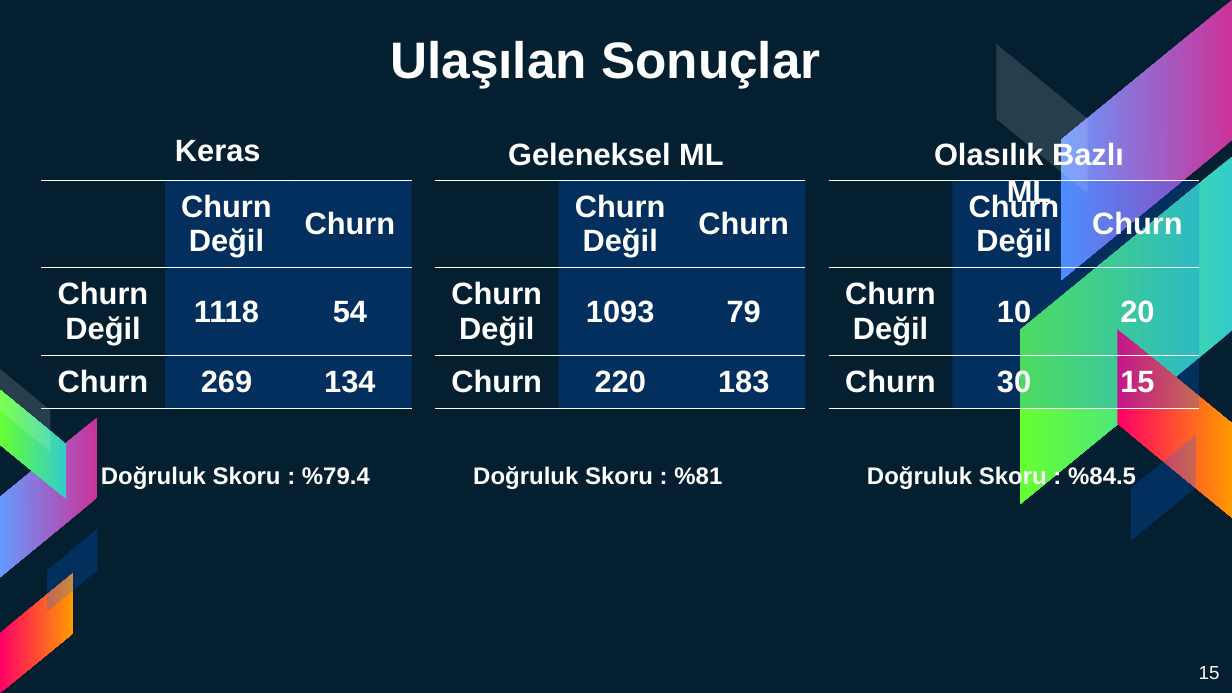
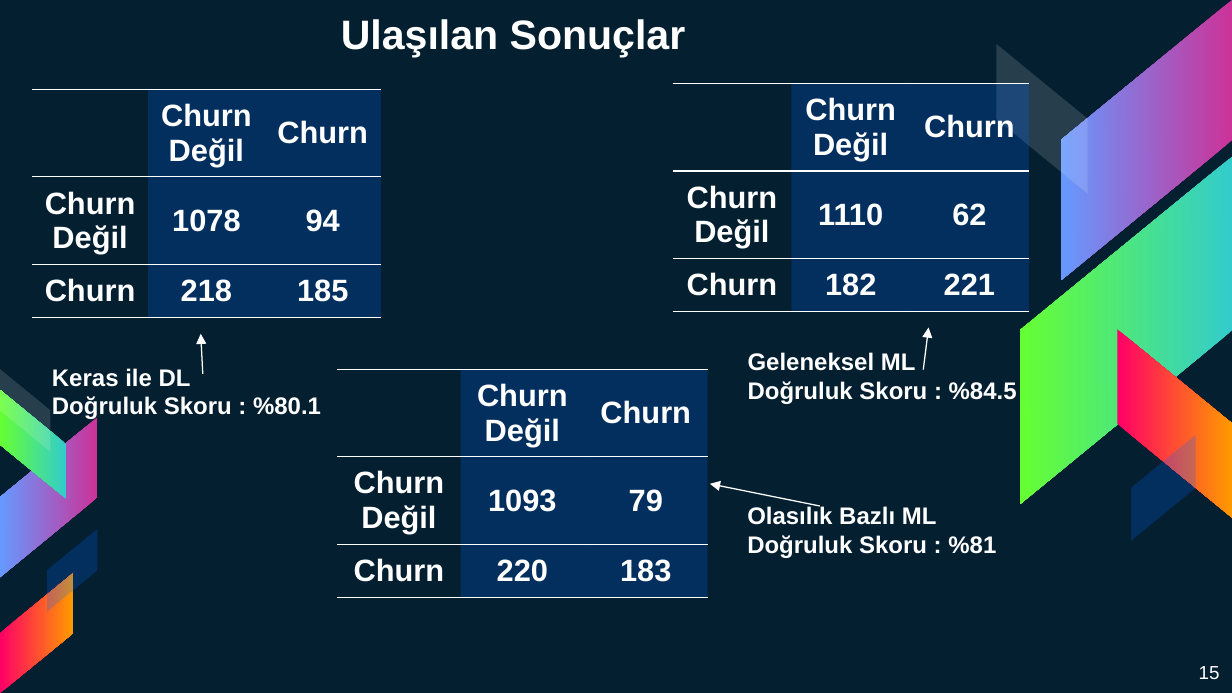
Before and after one commit to brokt/Detective-Churn, a slide deck: slide 15 of Presentation/Detective Churn Sunum.pptx. Drawn at 1232x693 pixels with LibreOffice and Linux fonts; fonts in the diff are those of the drawing. Boxes give left, top, right and bottom in pixels: in the first picture for what was removed or moved away, otherwise in the second. Text is boxed around its words. In the diff, an @@ line names an element or a change of style, - is before the commit and + after.

```diff
--- a/Presentation/Detective Churn Sunum.pptx
+++ b/Presentation/Detective Churn Sunum.pptx
@@ title "Ulaşılan Sonuçlar": place and size @@
-title "Ulaşılan Sonuçlar" at <box>390,40,820,88</box>
+title "Ulaşılan Sonuçlar" at <box>341,19,686,58</box>
@@ title "Ulaşılan Sonuçlar" at <box>341,19,686,58</box>: size 30 to 24 pt @@
@@ table at <box>673,84,1027,488</box> @@
-row 2, column 2: 10
+row 2, column 2: 1110
-row 2, column 3: 20
+row 2, column 3: 62
-row 3, column 2: 30
+row 3, column 2: 182
-row 3, column 3: 15
+row 3, column 3: 221
@@ table: place and size @@
-table at <box>829,180,1199,584</box>
+table at <box>673,84,1027,488</box>
@@ table at <box>32,90,379,494</box> @@
-row 2, column 2: 1118
+row 2, column 2: 1078
-row 2, column 3: 54
+row 2, column 3: 94
-row 3, column 2: 269
+row 3, column 2: 218
-row 3, column 3: 134
+row 3, column 3: 185
@@ table: place and size @@
-table at <box>42,180,411,584</box>
+table at <box>32,90,379,494</box>
@@ text removed at <box>175,139,261,162</box> @@
-Keras
@@ text removed at <box>508,142,723,166</box> @@
-Geleneksel ML
@@ text removed at <box>934,141,1124,208</box> @@
-Olasılık Bazlı ML
@@ arrow added from (923, 370) to (929, 328), #FFFFFF 0.75 pt @@
@@ arrow added from (203, 375) to (201, 334), #FFFFFF 0.75 pt @@
@@ text "Geleneksel ML": place and size @@
-text "Geleneksel ML" at <box>867,465,1136,490</box>
+text "Geleneksel ML" at <box>748,352,1017,404</box>
@@ text at <box>748,352,916,371</box>: paragraph added @@
+Geleneksel ML
@@ text added at <box>52,368,321,420</box>, 14 pt, text #FFFFFF, bold @@
+Keras ile DL
+Doğruluk Skoru : %80.1
@@ table: place and size @@
-table at <box>435,180,804,584</box>
+table at <box>338,370,707,693</box>
@@ text removed at <box>101,466,370,489</box> @@
-Doğruluk Skoru : %79.4
@@ arrow added from (819, 506) to (710, 484), #FFFFFF 0.75 pt @@
@@ text "Olasılık Bazlı ML": place and size @@
-text "Olasılık Bazlı ML" at <box>473,466,722,489</box>
+text "Olasılık Bazlı ML" at <box>747,505,996,558</box>
@@ text at <box>747,505,937,525</box>: paragraph added @@
+Olasılık Bazlı ML
```
Also in this commit, not shown: 12 other slides changed, 2 slides added, 2 slides removed.
